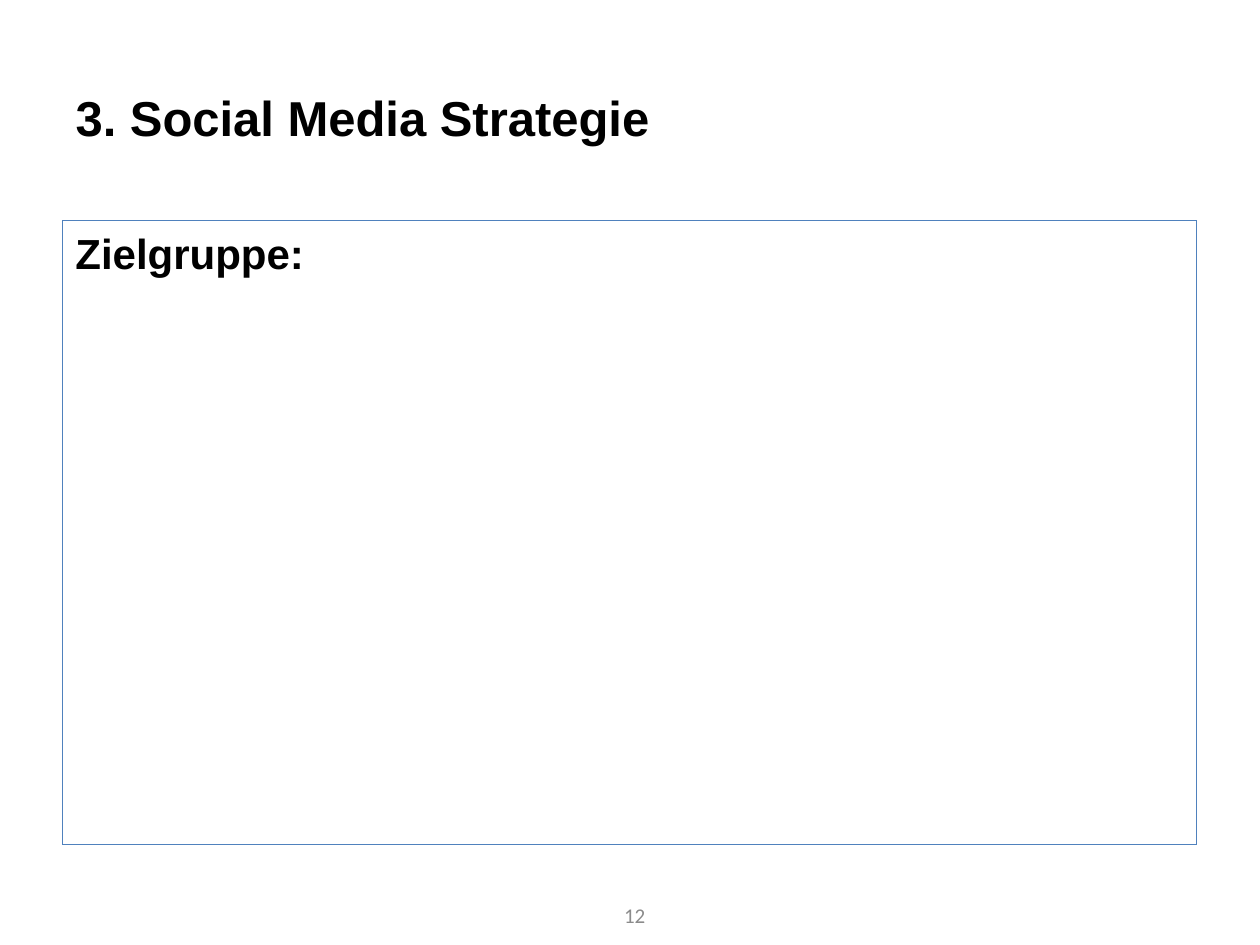
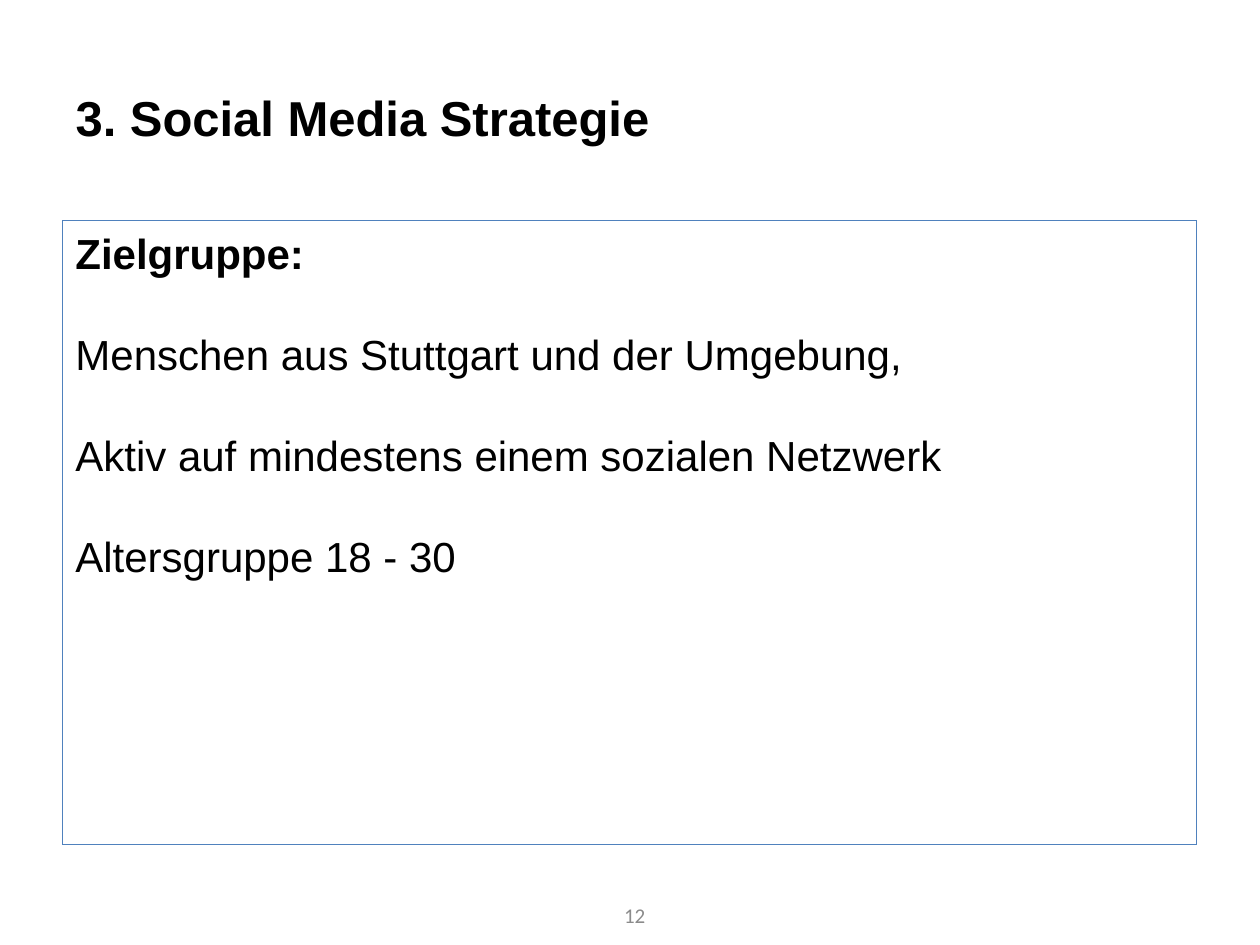
Before and after one commit to Roba1993/Happy-Hour, a slide deck: slide 12 of documents/marketing/Social Media Marketingkonzept/Marketingstrategie - Social Media (5.7).pptx. Drawn at 1260x945 pixels with LibreOffice and Linux fonts; fonts in the diff are those of the drawing. Boxes give left, top, right and bottom in pixels: in the first picture for what was removed or moved away, otherwise in the second. Text is boxed around its words. In the diff, an @@ line names an element or a change of style, - is before the commit and + after.

```diff
--- a/documents/marketing/Social Media Marketingkonzept/Marketingstrategie - Social Media (5.7).pptx
+++ b/documents/marketing/Social Media Marketingkonzept/Marketingstrategie - Social Media (5.7).pptx
@@ text at (75,339,941,580): paragraphs added @@
+Menschen aus Stuttgart und der Umgebung,
+Aktiv auf mindestens einem sozialen Netzwerk
+Altersgruppe 18 - 30
```
Also in this commit, not shown: 1 other slide changed.
